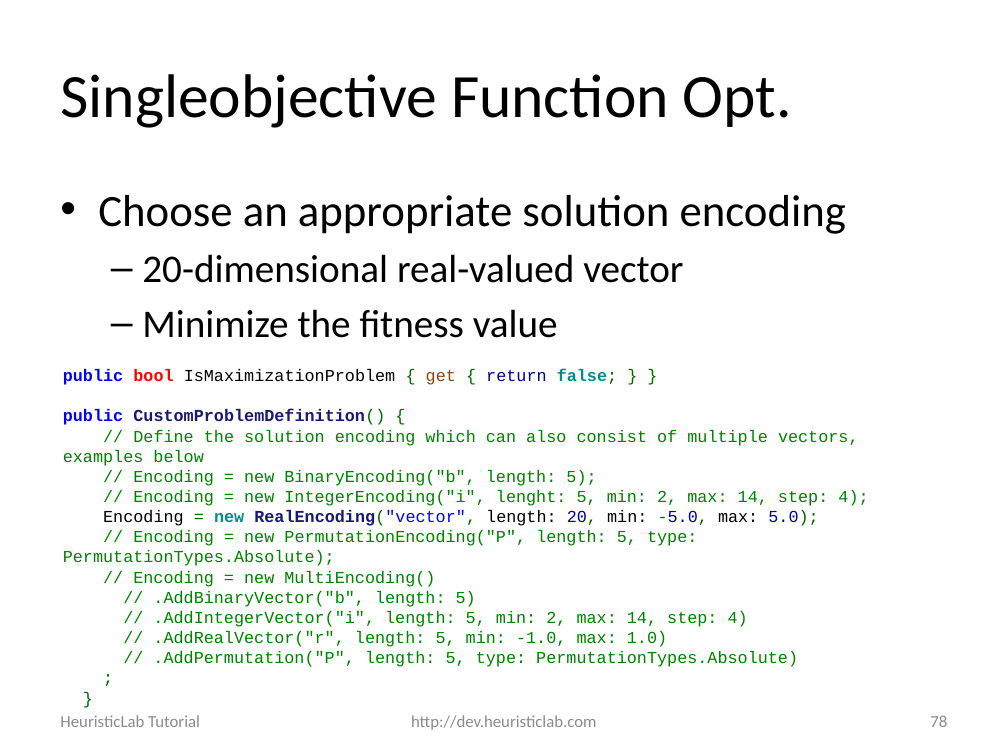
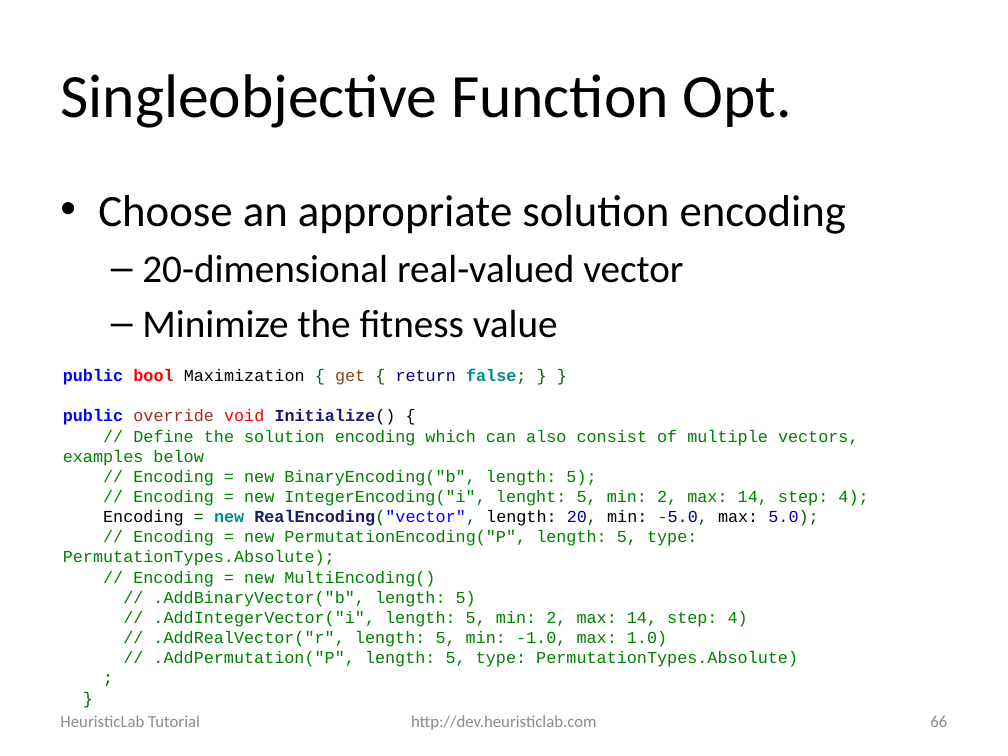
Before and after one commit to heal-research/HeuristicLab, a slide deck: slide 66 of documentation/Tutorials/Optimizing External Applications with HeuristicLab.pptx (slide 78 before the commit). Drawn at 1008x756 pixels with LibreOffice and Linux fonts; fonts in the diff are those of the drawing; background and template pictures are left out. Boxes give left, top, right and bottom in pixels: in the first picture for what was removed or moved away, otherwise in the second. Text is boxed around its words. In the diff, an @@ line names an element or a change of style, - is before the commit and + after.

```diff
--- a/documentation/Tutorials/Optimizing External Applications with HeuristicLab.pptx
+++ b/documentation/Tutorials/Optimizing External Applications with HeuristicLab.pptx
@@ text at box(63, 369, 526, 425): text changed; text colour #191970 to #000000; bold off @@
-public bool IsMaximizationProblem { get { return false; } }
-public CustomProblemDefinition() {
+public bool Maximization { get { return false; } }
+public override void Initialize() {
@@ page number at box(930, 716, 947, 727): text changed @@
-78
+66
```
Also in this commit, not shown: 17 other slides changed, 12 slides removed.
